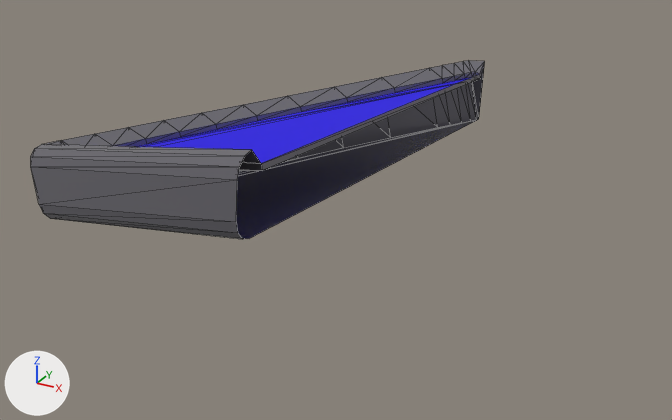
What one commit did to the glTF model ressources/models/bouclier.glb.
Both versions are drawn from a 50 mm camera at (1.54, -3.38, 1.41) aimed at (-0.14, -0.34, -0.11). The axes (+X, +Y, +Z) are drawn at lower left. The lights are the same throughout. The picture after the commit comes second. Mesh edges are drawn as thin lines. Vertices at exactly the same position are counted once.

The first picture shows 'Plan'.
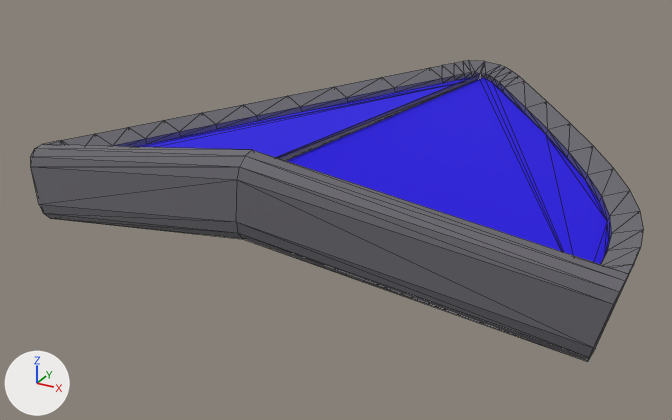
Location of each change, (x1, y1, x2, y2) in pixels of the pictures (672 x 420 px):
'Plan', reshaped (35% wider, 69% taller): before (31, 61, 485, 239); after (31, 61, 644, 362)
part 1 of me_plan_002, added: after (236, 62, 644, 362)

The change, as a list of edits to the scene's bpy script:
```text
Change me_plan_002:
    used by ob_plan; location = (0.0, 0.0, 0.0)
    remove me_plan_002.from_pydata(...)  # 80 vertices, 146 faces; spans x -1.13..0.0, y -1.23..0.94, z -0.18..0.43
    add me_plan_002.from_pydata(...)  # 150 vertices, 292 faces; spans x -1.13..1.13, y -1.23..0.94, z -0.18..0.43
    me_plan_002 part 1
    65 vertices are added at x 0.0..1.13, y -1.08..0.94, z -0.18..0.36
    5 new vertices lie (0.07, 0.03, 0.29) away from vertices in x 0.04..1.04, y -0.68..0.9, z -0.14..-0.07
    131 new faces join them, mat_matériau (grey #77757c)
    15 new faces join them, mat_matériau_001 (blue #2000e7)
```
